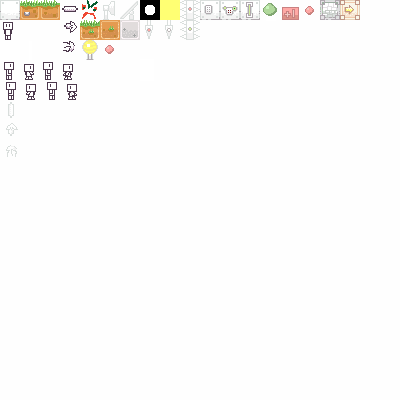
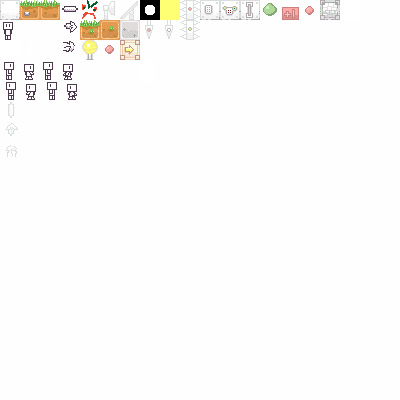
Revision of a layered 400px x 400px image; what changed, layer by layer:
added layer "Layer 1" above "Background" over left=120, top=40, right=140, bottom=60
added layer "Background" over left=120, top=0, right=360, bottom=60
